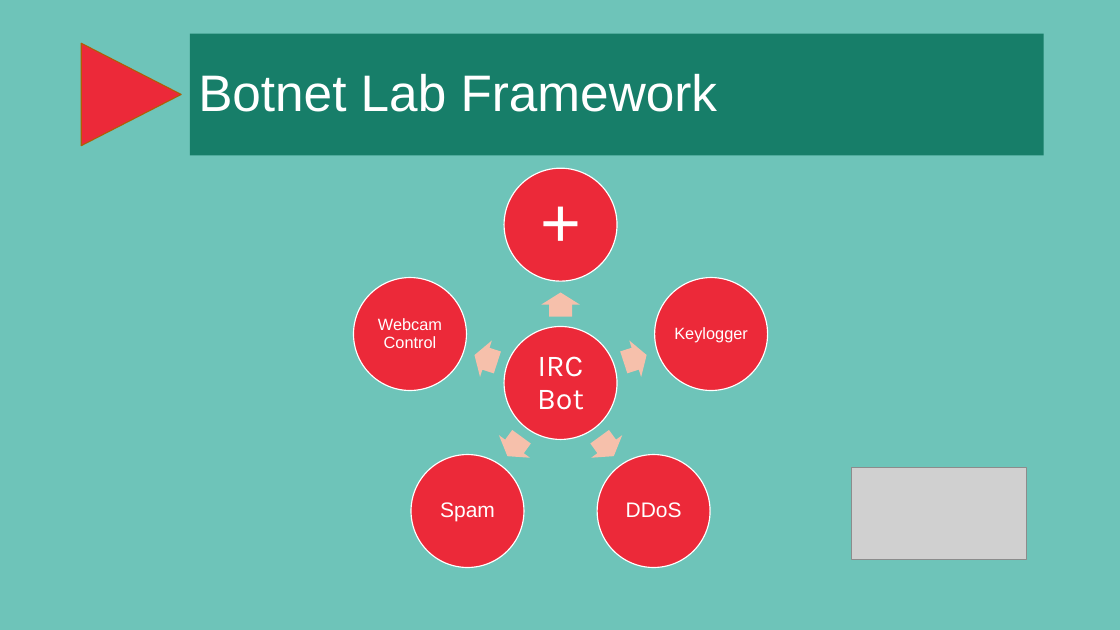
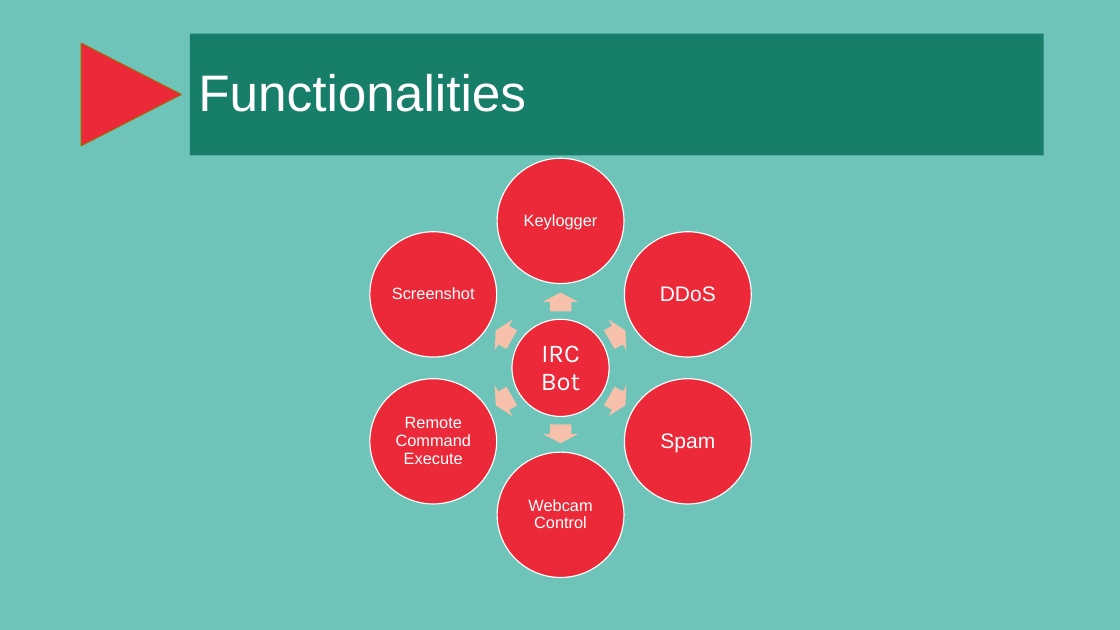
Before and after one commit to jpdias/botnet-lab, a slide deck: slide 24 of report/A hands-on approach on botnets.pptx (slide 14 before the commit). Drawn at 1120x630 pixels with LibreOffice and Linux fonts; fonts in the diff are those of the drawing; grey boxes stand for pictures; background and template pictures are left out. Boxes give left, top, right and bottom in pixels: in the first picture for what was removed or moved away, otherwise in the second. Text is boxed around its words. In the diff, an @@ line names an element or a change of style, - is before the commit and + after.

Commit message:
final version of presentation

```diff
--- a/report/A hands-on approach on botnets.pptx
+++ b/report/A hands-on approach on botnets.pptx
@@ title at [198, 73, 526, 112]: text changed @@
-Botnet Lab Framework
+Functionalities
@@ ellipse: place and size @@
-ellipse at [504, 168, 617, 281]
+ellipse at [497, 158, 624, 283]
@@ text "Keylogger": place and size @@
-text "Keylogger" at [674, 327, 748, 343]
+text "Keylogger" at [524, 214, 598, 229]
@@ text removed at [521, 185, 601, 265] @@
-+
@@ ellipse: place and size @@
-ellipse at [354, 277, 466, 390]
+ellipse at [370, 232, 497, 357]
@@ ellipse: place and size @@
-ellipse at [655, 277, 767, 390]
+ellipse at [624, 232, 751, 357]
@@ text "DDoS": place and size @@
-text "DDoS" at [626, 502, 682, 518]
+text "DDoS" at [660, 286, 716, 301]
@@ group added at [392, 287, 751, 504]: 2 texts, 1 ellipse, 1 right arrow @@
+Remote Command Execute
+Screenshot
@@ right arrow: place and size @@
-right arrow at [542, 293, 580, 317]
+right arrow at [543, 292, 579, 312]
@@ right arrow at [487, 315, 521, 356]: rotation 198 to 210 degrees @@
@@ ellipse: place and size @@
-ellipse at [504, 327, 617, 439]
+ellipse at [513, 319, 610, 417]
@@ right arrow at [601, 315, 635, 356]: rotation 342 to 330 degrees @@
@@ text "IRC Bot": place and size @@
-text "IRC Bot" at [537, 356, 584, 410]
+text "IRC Bot" at [541, 345, 581, 391]
@@ text "IRC Bot" at [541, 345, 581, 391]: size 26 to 22 pt; less space between paragraphs @@
@@ ellipse: place and size @@
-ellipse at [411, 455, 523, 567]
+ellipse at [370, 379, 497, 504]
@@ right arrow at [487, 381, 521, 421]: rotation 126 to 150 degrees @@
@@ right arrow at [601, 381, 635, 421]: rotation 54 to 30 degrees @@
@@ text "Spam": place and size @@
-text "Spam" at [440, 502, 495, 522]
+text "Spam" at [660, 433, 715, 452]
@@ ellipse: place and size @@
-ellipse at [597, 455, 710, 567]
+ellipse at [497, 452, 624, 577]
@@ text "Webcam Control": place and size @@
-text "Webcam Control" at [378, 318, 442, 348]
+text "Webcam Control" at [528, 499, 592, 528]
@@ picture removed at [851, 467, 1027, 560] @@
```
Also in this commit, not shown: 1 other slide changed, 15 slides added, 2 slides removed.
